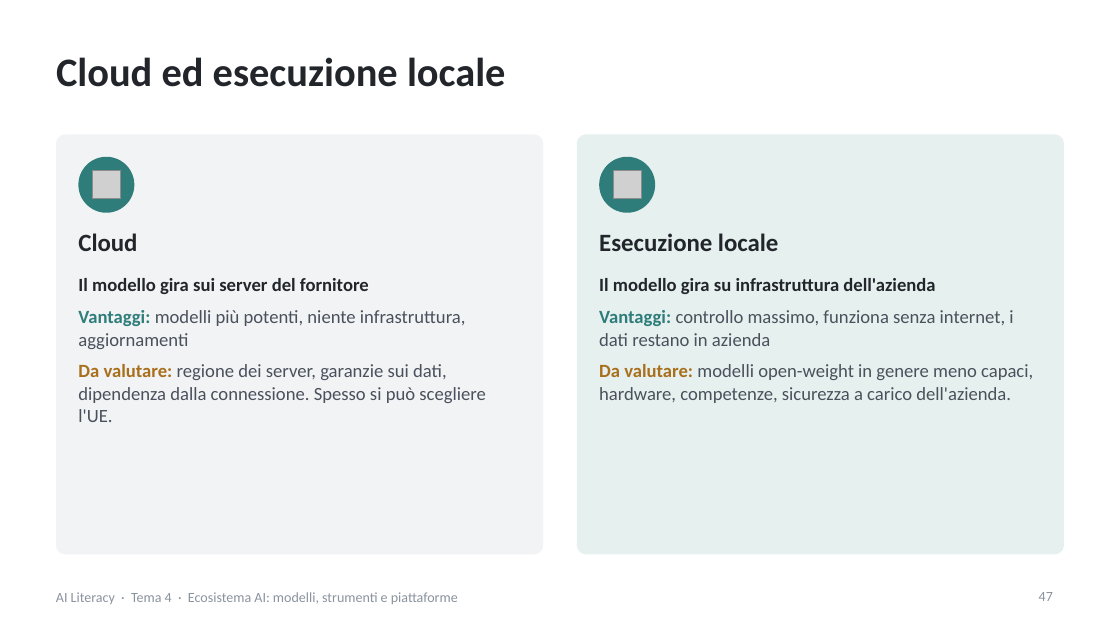
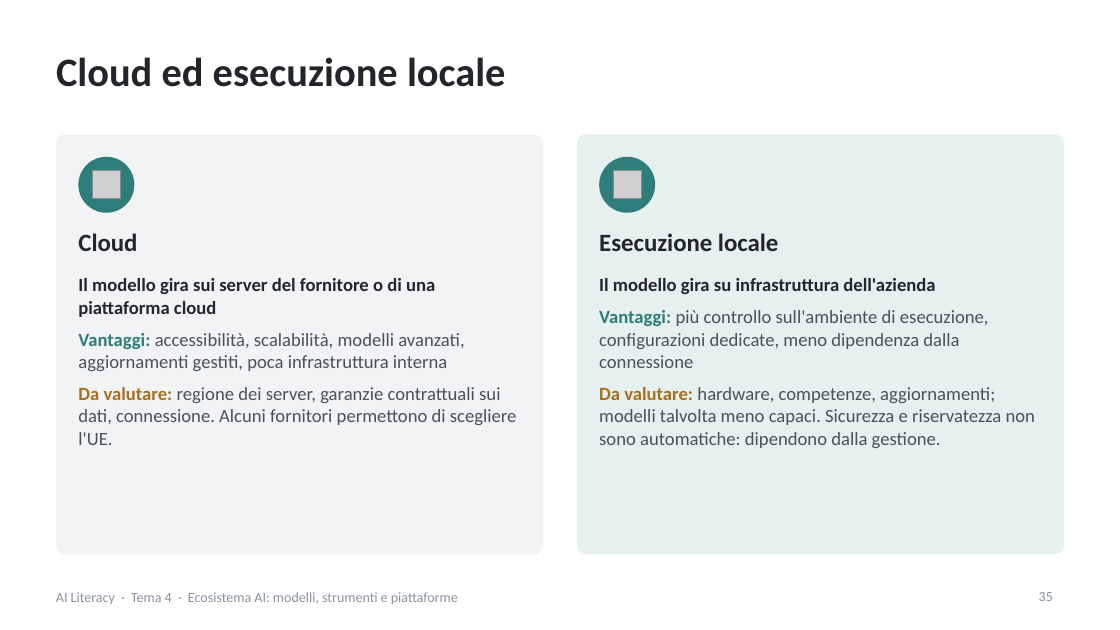
Before and after one commit to NetAi-IT/Formazione-AI-Literacy-Official, a slide deck: slide 35 of Base/Tema4_Ecosistema_AI.pptx (slide 47 before the commit). Drawn at 1120x630 pixels with LibreOffice and Linux fonts; fonts in the diff are those of the drawing; grey boxes stand for pictures. Boxes give left, top, right and bottom in pixels: in the first picture for what was removed or moved away, otherwise in the second. Text is boxed around its words. In the diff, an @@ line names an element or a change of style, - is before the commit and + after.

```diff
--- a/Base/Tema4_Ecosistema_AI.pptx
+++ b/Base/Tema4_Ecosistema_AI.pptx
@@ text at (78, 278, 517, 445): text changed @@
-Il modello gira sui server del fornitore
-Vantaggi: modelli più potenti, niente infrastruttura, aggiornamenti
-Da valutare: regione dei server, garanzie sui dati, dipendenza dalla connessione. Spesso si può scegliere l'UE.
+Il modello gira sui server del fornitore o di una piattaforma cloud
+Vantaggi: accessibilità, scalabilità, modelli avanzati, aggiornamenti gestiti, poca infrastruttura interna
+Da valutare: regione dei server, garanzie contrattuali sui dati, connessione. Alcuni fornitori permettono di scegliere l'UE.
@@ text at (599, 310, 1035, 448): text changed @@
-Vantaggi: controllo massimo, funziona senza internet, i dati restano in azienda
-Da valutare: modelli open-weight in genere meno capaci, hardware, competenze, sicurezza a carico dell'azienda.
+Vantaggi: più controllo sull'ambiente di esecuzione, configurazioni dedicate, meno dipendenza dalla connessione
+Da valutare: hardware, competenze, aggiornamenti; modelli talvolta meno capaci. Sicurezza e riservatezza non sono automatiche: dipendono dalla gestione.
@@ page number at (1039, 592, 1053, 601): text changed @@
-47
+35
```
Also in this commit, not shown: 27 other slides changed, 1 slide added, 22 slides removed, 13 other files.
